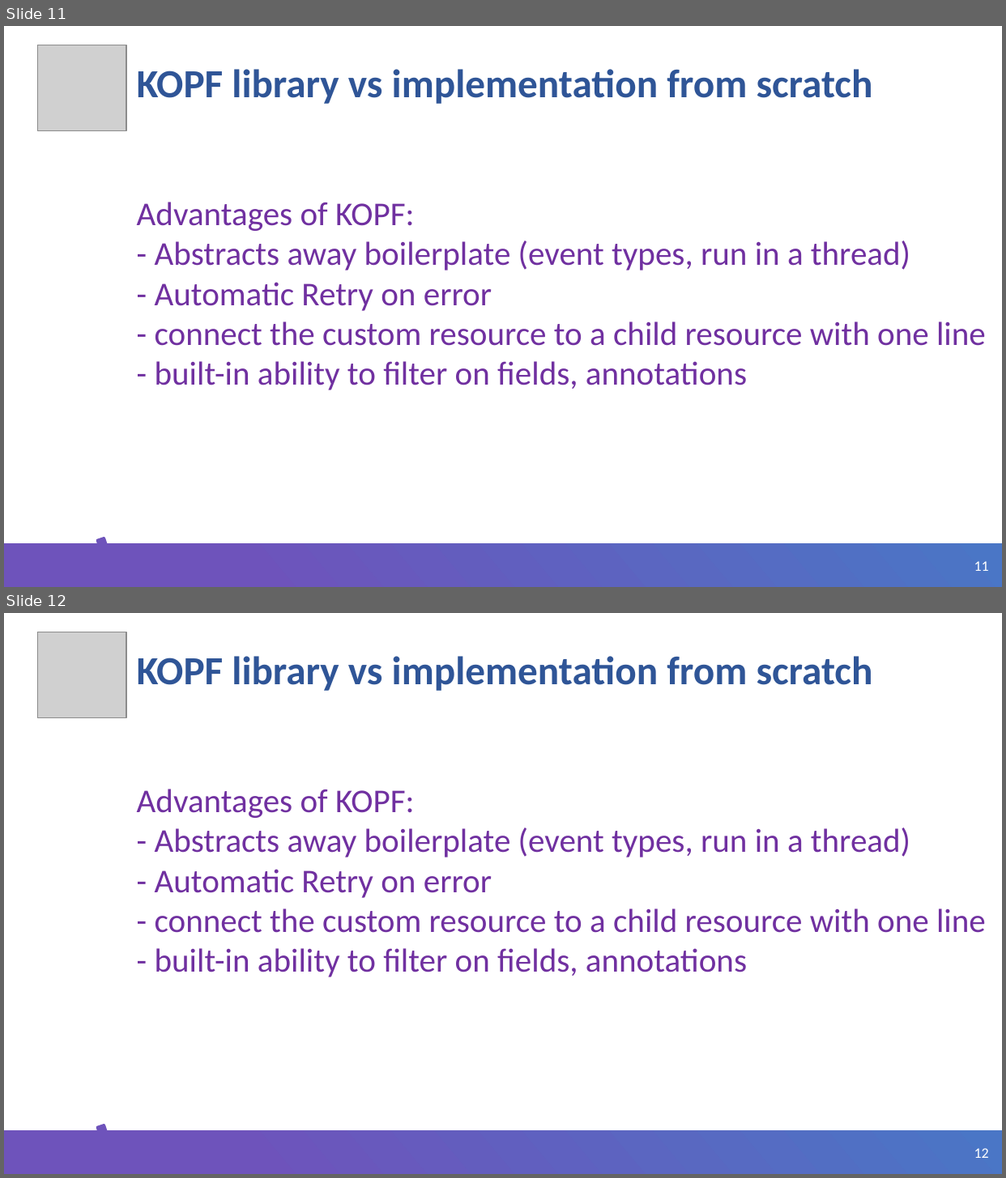
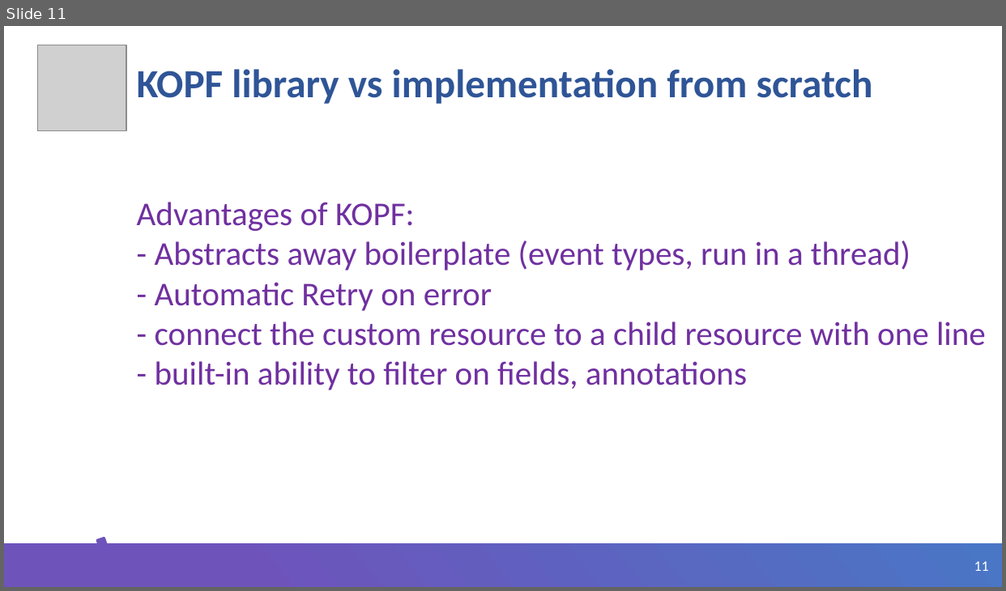
Before and after one commit to ybaryshnikova/extensions-meetup, a slide deck: Kubernetes CRD Helm.pptx. Shown one above the other, each under a label of ours: slides 11 and 12 before the commit, slide 11 after it. The pictures are 1006x1178 and 1006x591 pixels, drawn with LibreOffice and Linux fonts; fonts in the diff are those of the drawing; grey boxes stand for pictures; background and template pictures are left out. Boxes give left, top, right and bottom in pixels: in the first picture for what was removed or moved away, otherwise in the second. Text is boxed around its words. In the diff, an @@ line names an element or a change of style, - is before the commit and + after.

Commit message:
remove duplicate slides

```diff
--- a/Kubernetes CRD Helm.pptx
+++ b/Kubernetes CRD Helm.pptx
@@ slide 12 removed at [4,613,1002,1174], background #FFFFFF; not listed: 3 template elements that a slide beside it also shows @@
@@ picture removed at [38,632,127,717] @@
@@ title removed at [137,656,873,691] @@
-KOPF library vs implementation from scratch
@@ text removed at [137,789,986,977] @@
-Advantages of KOPF:
-- Abstracts away boilerplate (event types, run in a thread)
-- Automatic Retry on error
-- connect the custom resource to a child resource with one line
-- built-in ability to filter on fields, annotations
```
